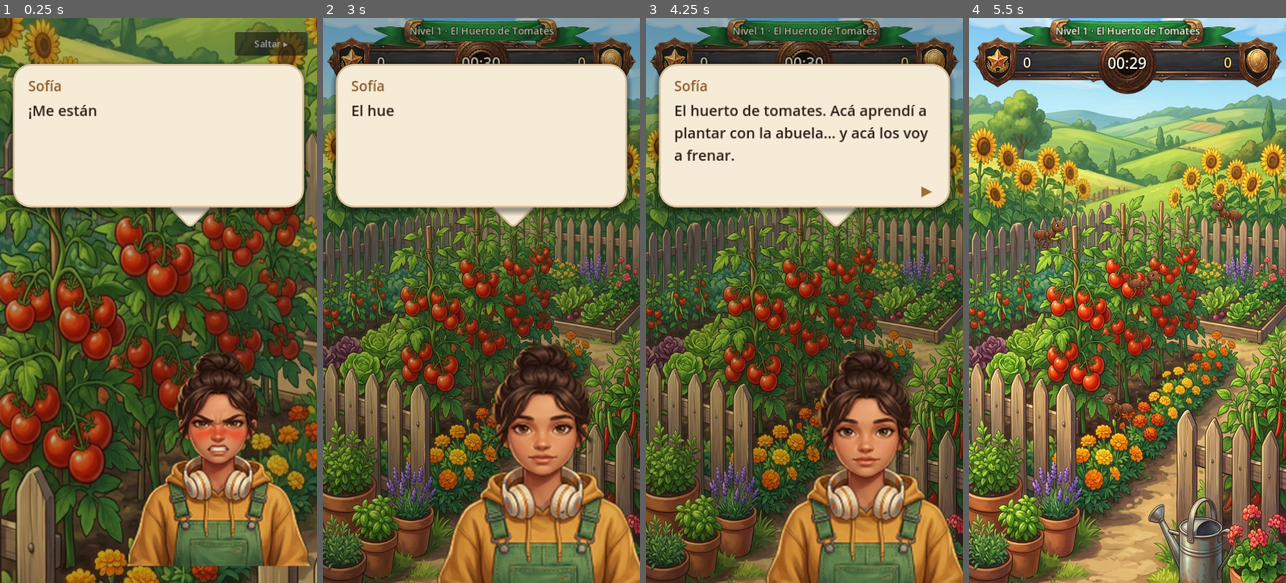
Above: before the commit, frames 1-4 (left to right).
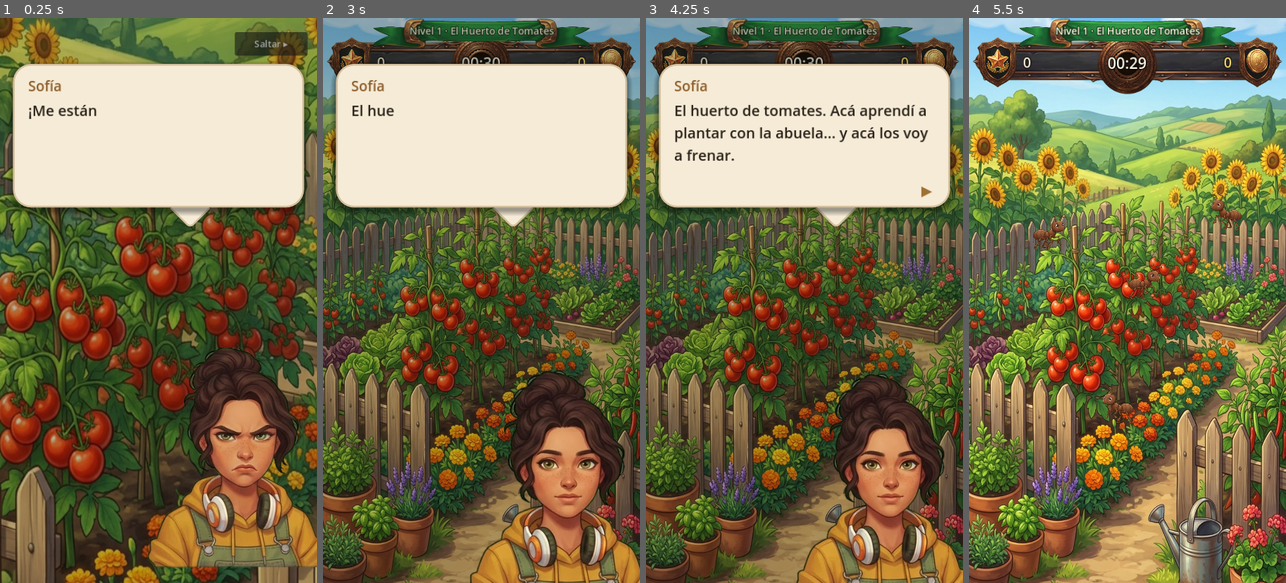
Above: after the commit, the same moments.

Repository: Nitanzw/Mikumemoria
Game: Godot game, scene res://scenes/story/story_intro.tscn
Two runs of this game, one before a commit and one after it. Both use one fixed random seed, a clock stepped at 60 frames per second and the inputs below.
Inputs (mouse positions are in pixels of both pictures, inside the frame that each line leads up to):
- Up to frame 1 (0.25 s): no input
- Up to frame 2 (3 s): click "Saltar ▸" at 0.5 s; click "Jugar" at 1.25 s; click "1" at 2 s; click "1" at 2.75 s
- Up to frame 3 (4.25 s): move the mouse to (874, 272) at 3.52 s; click (874, 272) at 3.67 s
- Up to frame 4 (5.5 s): tap Enter at 4.25 s; drag from (1064, 328) to (1111, 413) at 4.27 s; move the mouse to (1159, 176) at 5.02 s; click (1159, 176) at 5.17 s

The runs differ from the first frame. In frame 1, 13% of the frame differs, in the area x 39-100%, y 58-98%; in frame 2, 14%, in the area x 35-100%, y 57-100%; in frame 3, 13%; in frame 4, nothing differs.

Commit message:
Sofía regenerada en alta y sonidos de aplastar grabados
Sofía se regeneró con permiso explícito. Lo difícil no era la resolución
sino la consistencia: la API es texto a imagen y no acepta referencia, así
que seis generaciones sueltas devuelven seis caras distintas. La solución
es la misma que mantiene idéntico al insecto entre cuadros de caminata:
una sola generación con las seis expresiones adentro, en grilla de 3x2.
SOFIA_DESIGN guarda la descripción del personaje en un solo lugar.

La hoja volvió en 1264x848, así que cada retrato quedó en 364x410 contra
los 200x320 de antes. Casi el doble de píxeles y las seis alineadas dentro
de un par de píxeles.

Del recorte, tres cosas: no se usa split_walk_sheet tal cual porque
reescala a un tamaño fijo y tiraba resolución, así que se reusan su
detector de divisorias y su croma pero el recorte final es un bounding box
común a las seis y sin reescalar; el despill de 3px no alcanzaba porque el
rodete deja pasar el croma entre los mechones; y aun con 9px quedaba verde
atrapado dentro de la silueta, que necesitó una pasada que baja el verde
solo donde supera a rojo Y a azul por más de 35 (el overol es verde oliva
apagado y los ojos avellana, así que ninguno entra).

Cambiar el tamaño de las texturas arrastra escalas: el retrato pasó de
400x640 con espacio vacío abajo a 364x410 al ras, lo que mueve el centro
del sprite, y hubo que recalcular escala y posición en el diálogo. La del
menú, ahora de cuerpo entero, entraba diminuta y con la cabeza detrás de
los botones en un hueco pensado para un busto: se recortó a la proporción
del hueco.

Y los dos sonidos de aplastar son grabaciones de voz. Se les recortó el
silencio (en un sonido de muerte cualquier demora se siente como lag), se
comprimieron y se les calculó la ganancia para que la media coincida con
el splat que ya tenía el juego: venían a -22,6 y -28,6 dB, así que
emparejarlas a ojo no servía. AudioManager ahora entiende tomas numeradas
y elige una al azar, porque el mismo golpe veinte veces por nivel cansa.

Co-Authored-By: Claude Opus 5 <noreply@anthropic.com>
Claude-Session: https://claude.ai/code/session_017CZQGSdpv5Kh1U4gJuW4s1

Diff:
--- a/scenes/ui/dialogue_box.tscn
+++ b/scenes/ui/dialogue_box.tscn
@@ -40,8 +40,8 @@
 color = Color(0.03, 0.05, 0.02, 0.28)
 
 [node name="SofiaPortrait" parent="." instance=ExtResource("2")]
-position = Vector2(372, 858)
-scale = Vector2(0.85, 0.85)
+position = Vector2(372, 767)
+scale = Vector2(1.02, 1.02)
 
 [node name="Tail" type="Panel" parent="."]
 anchors_preset = 0
--- a/scenes/ui/sofia_portrait.tscn
+++ b/scenes/ui/sofia_portrait.tscn
@@ -8,4 +8,4 @@
 
 [node name="Sprite2D" type="Sprite2D" parent="."]
 texture = ExtResource("2")
-scale = Vector2(1.1, 1.1)
+scale = Vector2(1, 1)
--- a/scripts/autoload/audio_manager.gd
+++ b/scripts/autoload/audio_manager.gd
@@ -16,6 +16,9 @@
 var sfx_players: Array[AudioStreamPlayer] = []
 var current_music: AudioStreamPlayer
 var sfx_cache: Dictionary = {}
+## Nombres que tienen varias tomas (`splat_1`, `splat_2`, ...). Se resuelve
+## una sola vez por nombre y queda cacheado.
+var sfx_variants: Dictionary = {}
 
 func _ready() -> void:
 	print("[AudioManager] Inicializando...")
@@ -35,7 +38,27 @@
 			return path
 	return ""
 
+## Cuántas tomas alternativas se buscan como máximo por nombre.
+const MAX_SFX_VARIANTS := 6
+
+## Devuelve el nombre a reproducir. Si hay tomas numeradas se elige una al
+## azar: un sonido de aplastar que suena idéntico veinte veces por nivel
+## se vuelve insoportable, y alternar dos tomas ya rompe la repetición.
+func _pick_variant(sfx_name: String) -> String:
+	if not sfx_variants.has(sfx_name):
+		var found: Array[String] = []
+		for i in range(1, MAX_SFX_VARIANTS + 1):
+			var candidate := "%s_%d" % [sfx_name, i]
+			if _resolve_path(SFX_DIR, candidate) != "":
+				found.append(candidate)
+		sfx_variants[sfx_name] = found
+	var variants: Array = sfx_variants[sfx_name]
+	if variants.is_empty():
+		return sfx_name
+	return str(variants[randi() % variants.size()])
+
 func play_sfx(sfx_name: String) -> void:
+	sfx_name = _pick_variant(sfx_name)
 	if not sfx_cache.has(sfx_name):
 		var path := _resolve_path(SFX_DIR, sfx_name)
 		if path == "":
Not shown, added: assets/sounds/sfx/splat_1.ogg.import
Not shown, added: assets/sounds/sfx/splat_2.ogg.import
Binary file changed: assets/sprites/character/sofia.png
Binary file changed: assets/sprites/character/sofia_angry.png
Binary file changed: assets/sprites/character/sofia_happy.png
Binary file changed: assets/sprites/character/sofia_menu.png
Binary file changed: assets/sprites/character/sofia_neutral.png
Binary file changed: assets/sprites/character/sofia_sad.png
Binary file changed: assets/sprites/character/sofia_surprised.png
Binary file changed: assets/sprites/character/sofia_worried.png
Not shown, changed: export_presets.cfg
Not shown, changed: README.md
(and 5 more such lines)
